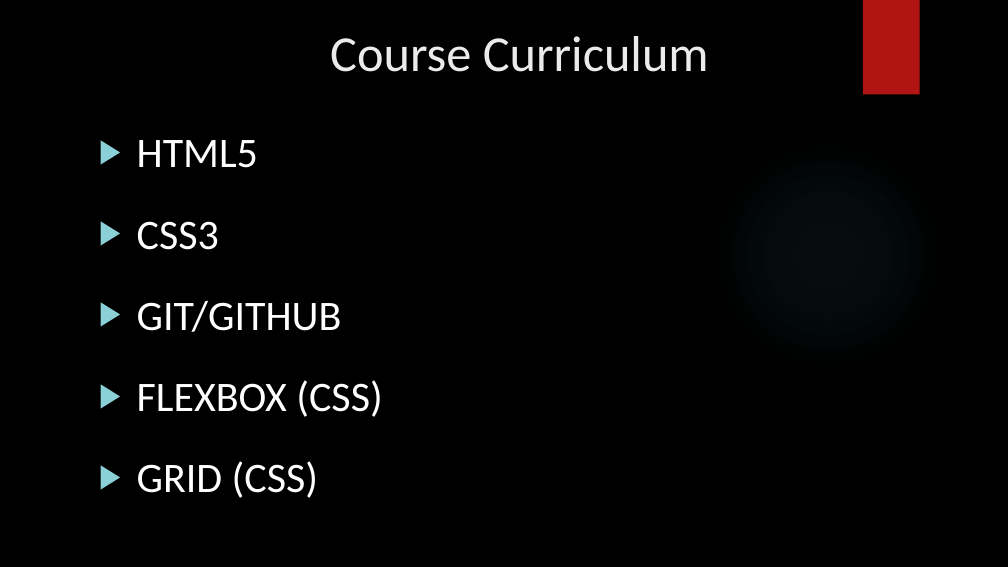
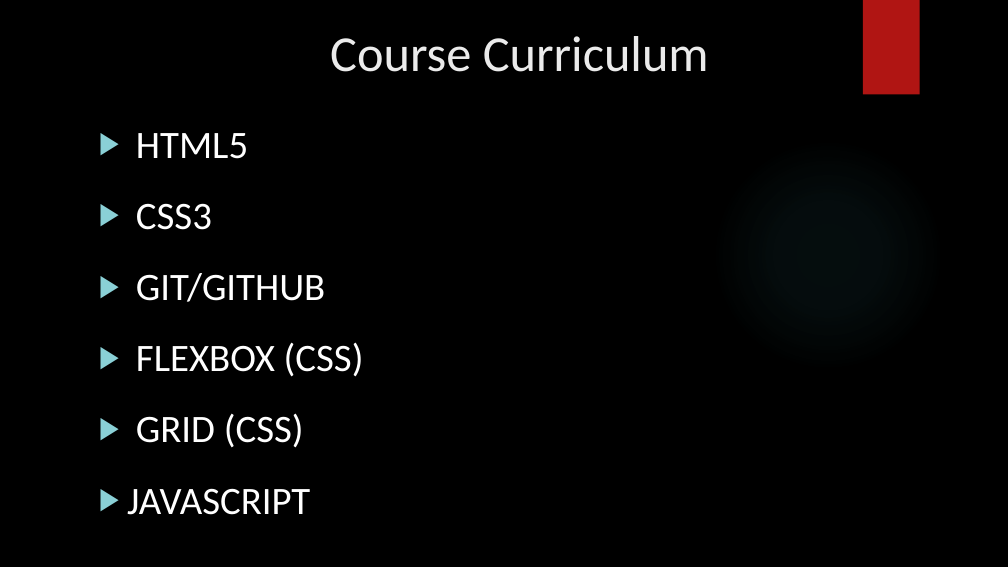
Before and after one commit to Code-Preach/Lectures, a slide deck: slide 1 of HTML/course-overview.pptx. Drawn at 1008x567 pixels with LibreOffice and Linux fonts; fonts in the diff are those of the drawing; background and template pictures are left out. Boxes give left, top, right and bottom in pixels: in the first picture for what was removed or moved away, otherwise in the second. Text is boxed around its words. In the diff, an @@ line names an element or a change of style, - is before the commit and + after.

```diff
--- a/HTML/course-overview.pptx
+++ b/HTML/course-overview.pptx
@@ text at [136,133,364,448]: size 40 to 37 pt in "HTML5", "CSS3", "GIT/GITHUB", "FLEXBOX (CSS)" and 1 more places; line spacing 1.4 to 1.3 @@
@@ text at [127,488,310,515]: paragraph added @@
+▶ JAVASCRIPT
```
Also in this commit, not shown: 1 other slide changed, 18 other files.
